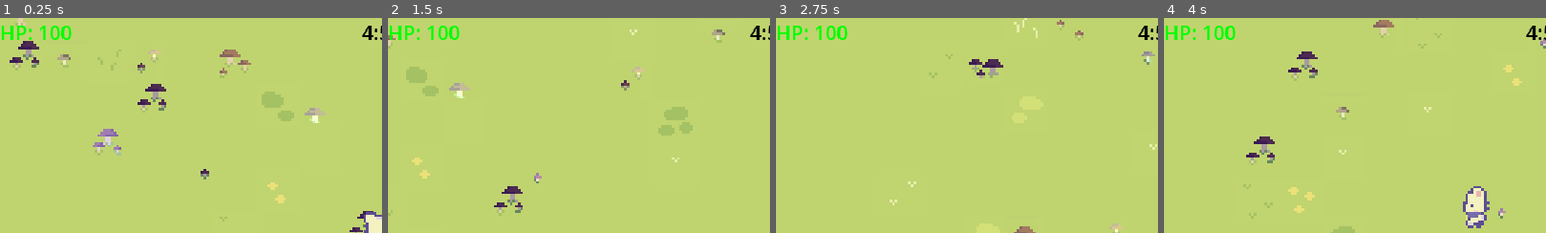
Above: before the commit, frames 1-4 (left to right).
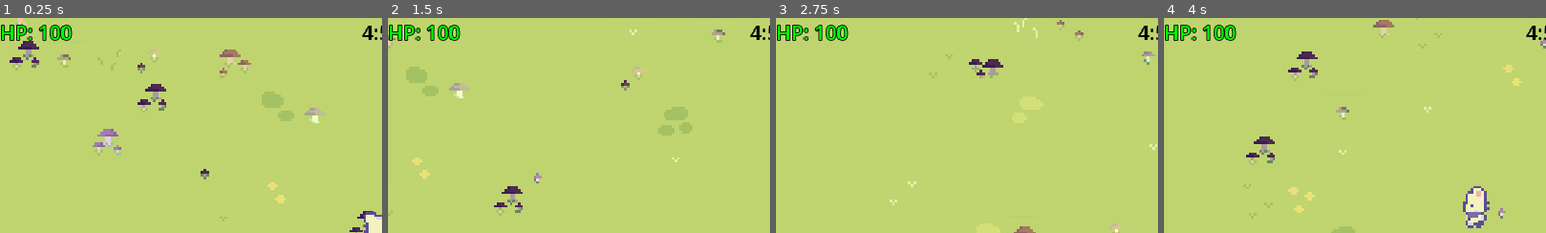
Above: after the commit, the same moments.

Repository: pick-ax-e/Mini-Jam-156-Jame-Gam-29
Game: Godot game, scene res://scenes/main.tscn
Two runs of this game, one before a commit and one after it. Both use one fixed random seed, a clock stepped at 60 frames per second and the inputs below.
Inputs:
- Up to frame 1 (0.25 s): no input
- Up to frame 2 (1.5 s): tap Enter at 0.5 s; hold D (move_right) 0.53-1.28 s; hold 1 (attack1) 0.53-1.28 s; hold S (move_back) from 1.28 s (still down); tap 2 (attack2) at 1.35 s
- Up to frame 3 (2.75 s): release S (move_back) at 2.03 s; hold D (move_right) from 2.03 s (still down); hold 1 (attack1) from 2.03 s (still down)
- Up to frame 4 (4 s): release D (move_right) at 2.78 s; release 1 (attack1) at 2.78 s; hold W (move_forward) 2.78-3.53 s; tap 2 (attack2) at 2.85 s; hold A (move_left) from 3.53 s (still down); hold 1 (attack1) from 3.53 s (still down)
The pictures show only the part of the screen within x 0-50%, y 0-50%; the shares and areas given below are measured in that part.

The runs differ from the first frame. In frame 1, 0.6% of the frame differs, in the area x 0-19%, y 3-11%; in frame 2, 0.6%; in frame 3, 0.6%; in frame 4, 0.6%.
Error after the commit: Invalid operands 'bool' and 'int' in operator '<'. (res://scripts/health_label.gd:16)

Commit message:
Update health font colour

Diff:
--- a/scenes/user_interface.tscn
+++ b/scenes/user_interface.tscn
@@ -16,6 +16,8 @@
 offset_right = 58.0
 offset_bottom = 23.0
 theme_override_colors/font_color = Color(0, 0, 0, 1)
+theme_override_colors/font_outline_color = Color(0, 0, 0, 1)
+theme_override_constants/outline_size = 5
 theme_override_font_sizes/font_size = 30
 text = "HP: 100"
 script = ExtResource("1_5txs4")
--- a/scripts/health_label.gd
+++ b/scripts/health_label.gd
@@ -13,5 +13,9 @@
 	text = "HP: " + str(health)
 	if health > 75:
 		set("theme_override_colors/font_color", Color(0.0,1.0,0.0,1.0))
+	if 50 < health < 75:
+		set("theme_override_colors/font_color", Color(1.0,1.0,0.0,1.0))
+	if 25 < health < 50:
+		set("theme_override_colors/font_color", Color(1.0,0.75,0.0,1.0))
 	if health < 25:
 		set("theme_override_colors/font_color", Color(1.0,0.0,0.0,1.0))
